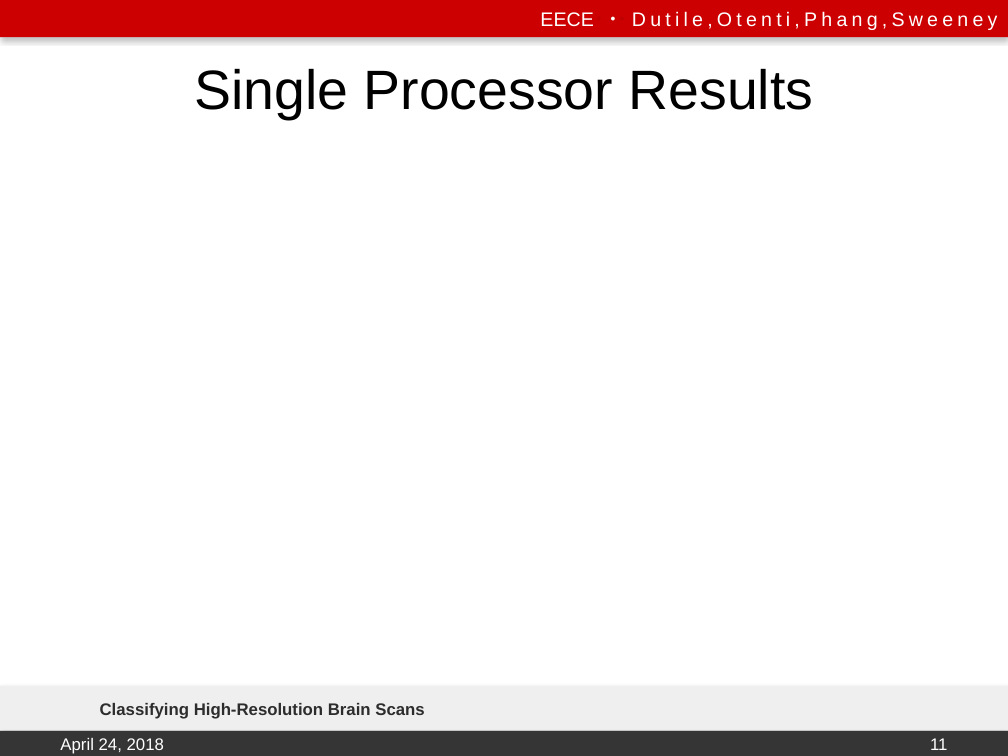
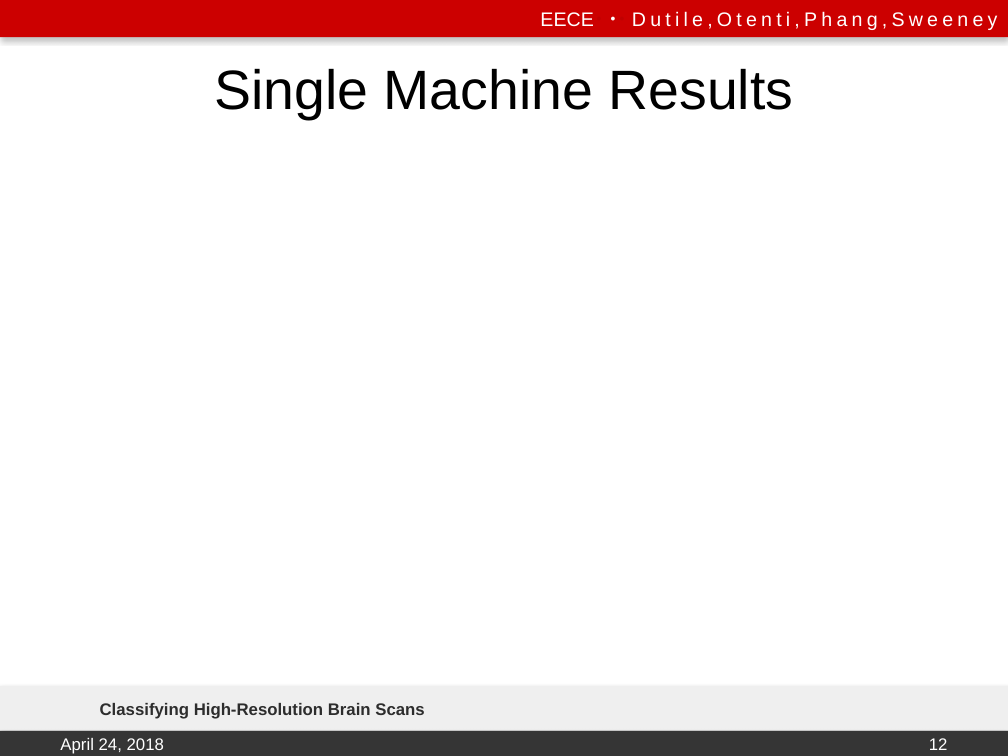
Before and after one commit to emily-jean/ml-brains, a slide deck: slide 12 of presentation/DutileOtentiPhangSweeney.pptx (slide 11 before the commit). Drawn at 1008x756 pixels with LibreOffice and Linux fonts; fonts in the diff are those of the drawing; background and template pictures are left out. Boxes give left, top, right and bottom in pixels: in the first picture for what was removed or moved away, otherwise in the second. Text is boxed around its words. In the diff, an @@ line names an element or a change of style, - is before the commit and + after.

```diff
--- a/presentation/DutileOtentiPhangSweeney.pptx
+++ b/presentation/DutileOtentiPhangSweeney.pptx
@@ title at [214, 68, 794, 119]: text changed @@
-Single Processor Results
+Single Machine Results
@@ page number at [929, 738, 948, 750]: text changed @@
-11
+12
```
Also in this commit, not shown: 8 other slides changed, 1 slide added, 2 other files.
